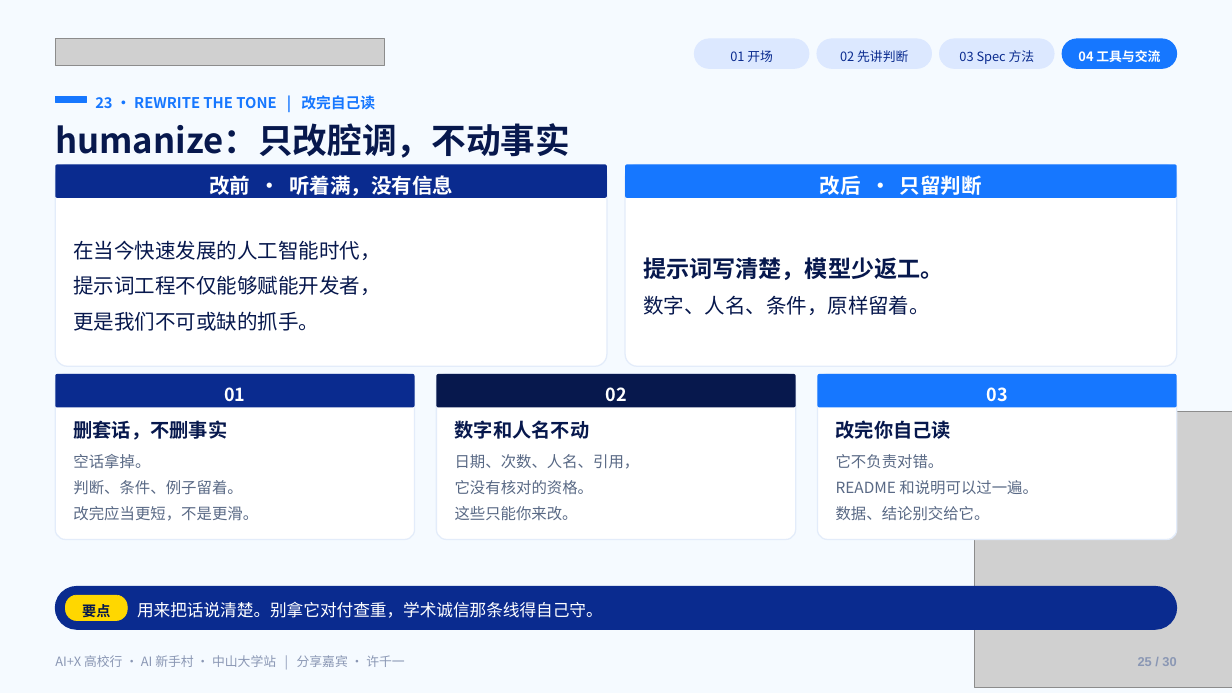
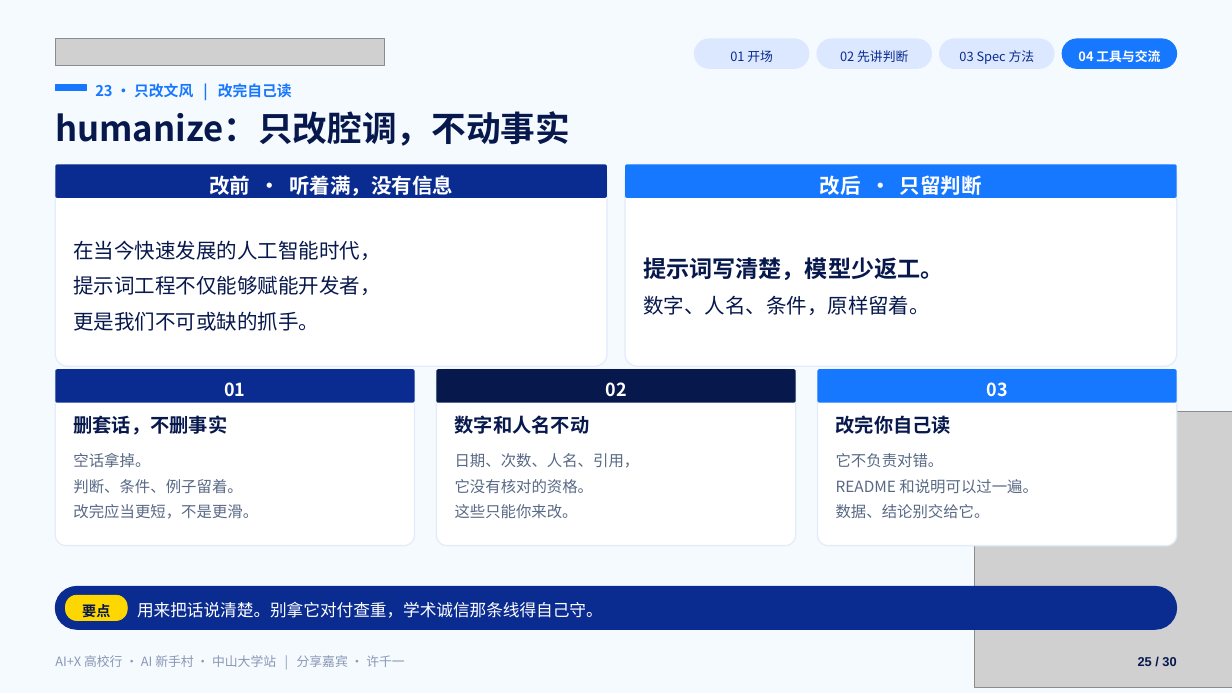
Before and after one commit to Frocir/aix-talk, a slide deck: slide 25 of aix-talk-26pages.pptx. Drawn at 1232x693 pixels with LibreOffice and Linux fonts; fonts in the diff are those of the drawing; grey boxes stand for pictures. Boxes give left, top, right and bottom in pixels: in the first picture for what was removed or moved away, otherwise in the second. Text is boxed around its words. In the diff, an @@ line names an element or a change of style, - is before the commit and + after.

```diff
--- a/aix-talk-26pages.pptx
+++ b/aix-talk-26pages.pptx
@@ rectangle: place and size @@
-rectangle at [55, 97, 87, 103]
+rectangle at [55, 85, 87, 91]
@@ text at [95, 83, 292, 98]: text changed @@
-23 · REWRITE THE TONE | 改完自己读
+23 · 只改文风 | 改完自己读
@@ text "humanize：只改腔调，不动事实": place and size @@
-text "humanize：只改腔调，不动事实" at [55, 123, 570, 158]
+text "humanize：只改腔调，不动事实" at [55, 111, 570, 146]
@@ rounded rectangle: place and size @@
-rounded rectangle at [55, 374, 415, 540]
+rounded rectangle at [55, 370, 415, 546]
@@ rounded rectangle: place and size @@
-rounded rectangle at [436, 374, 796, 540]
+rounded rectangle at [436, 370, 796, 546]
@@ 6 texts, 3 rounded rectangles: place and size @@
-6 texts, 3 rounded rectangles at [55, 374, 1177, 440]
+6 texts, 3 rounded rectangles at [55, 370, 1177, 435]
@@ rounded rectangle: place and size @@
-rounded rectangle at [818, 374, 1177, 540]
+rounded rectangle at [818, 370, 1177, 546]
@@ text "25 / 30" at [1138, 657, 1176, 666]: text colour #8A97B4 to #07184D @@
```
Also in this commit, not shown: 28 other slides changed, 31 other files.
